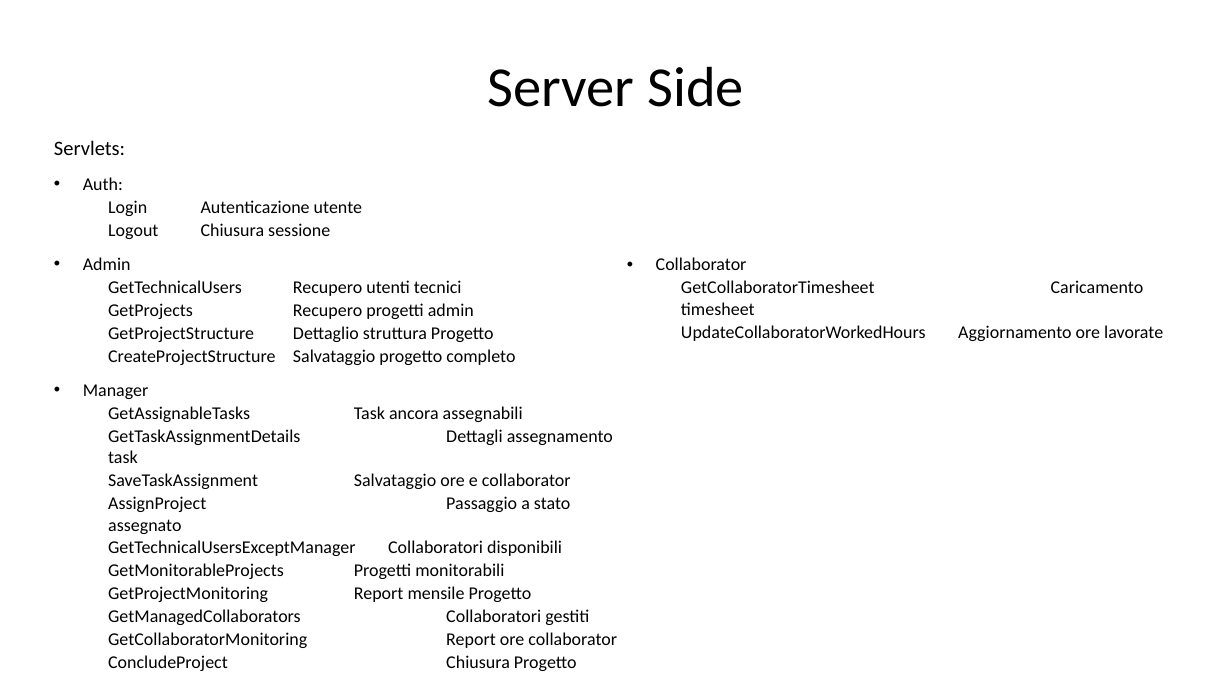
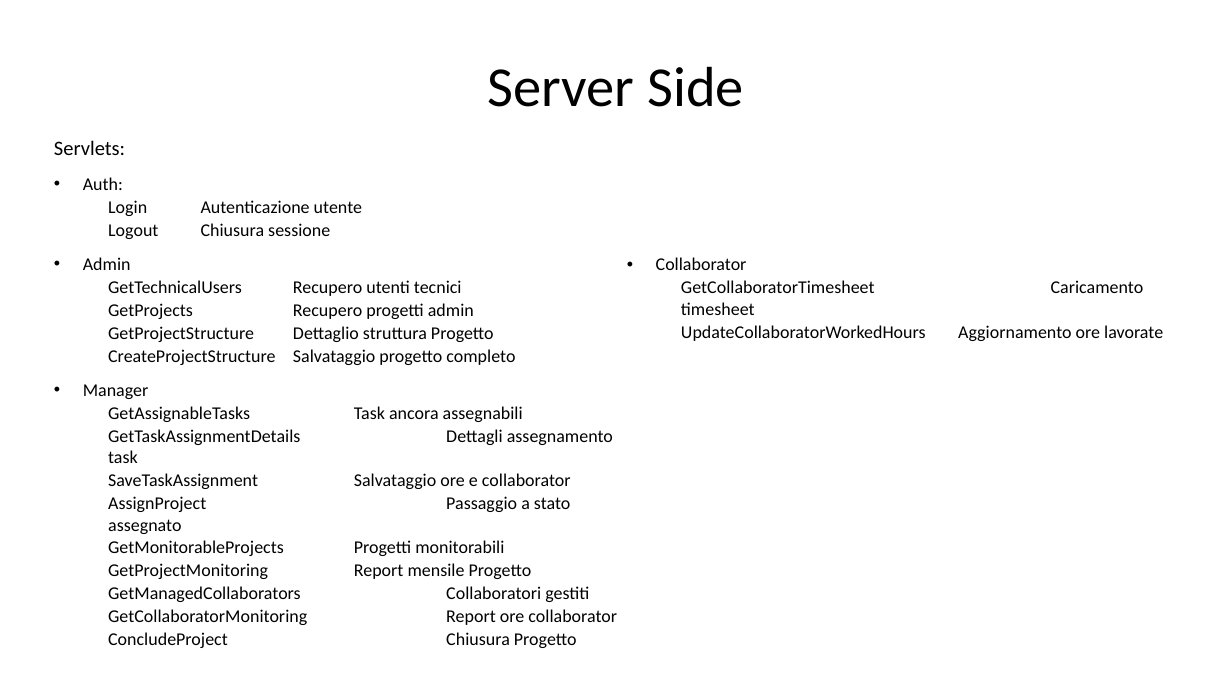
Before and after one commit to gilbertobrambilla/tiw-2026-html, a slide deck: slide 39 of docs/TIW_documentazione.pptx. Drawn at 1232x693 pixels with LibreOffice and Linux fonts; fonts in the diff are those of the drawing. Boxes give left, top, right and bottom in pixels: in the first picture for what was removed or moved away, otherwise in the second. Text is boxed around its words. In the diff, an @@ line names an element or a change of style, - is before the commit and + after.

```diff
--- a/docs/TIW_documentazione.pptx
+++ b/docs/TIW_documentazione.pptx
@@ text at <box>108,540,562,556</box>: paragraph removed @@
-  GetTechnicalUsersExceptManager Collaboratori disponibili
```
Also in this commit, not shown: 11 other slides changed, 4 slides added.
